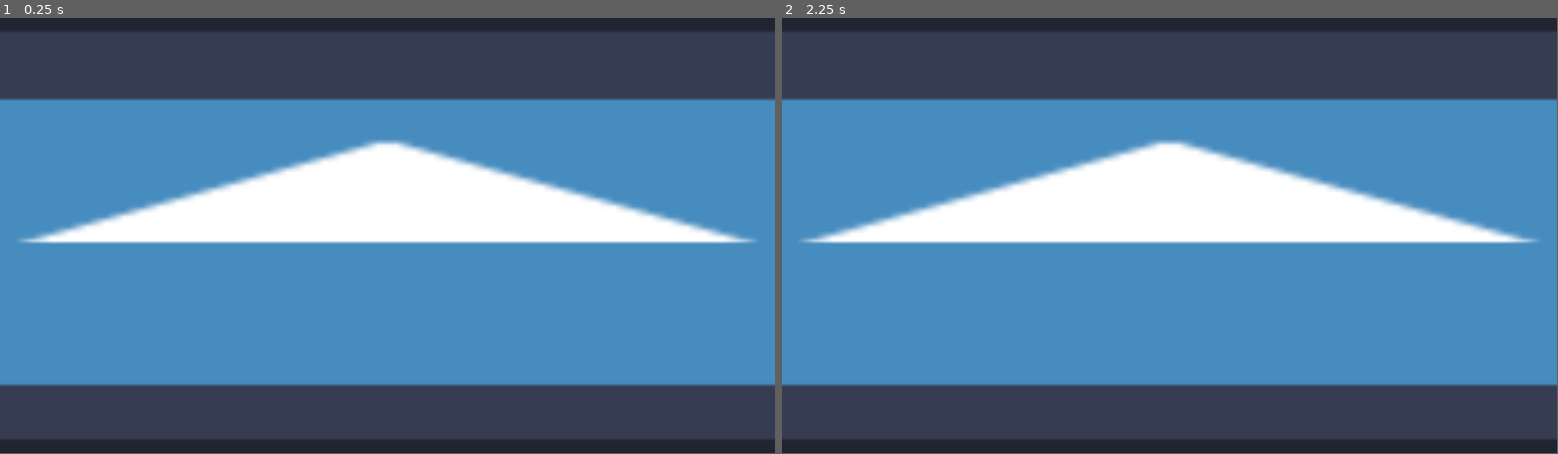
Above: before the commit, frames 1-2 (left to right).
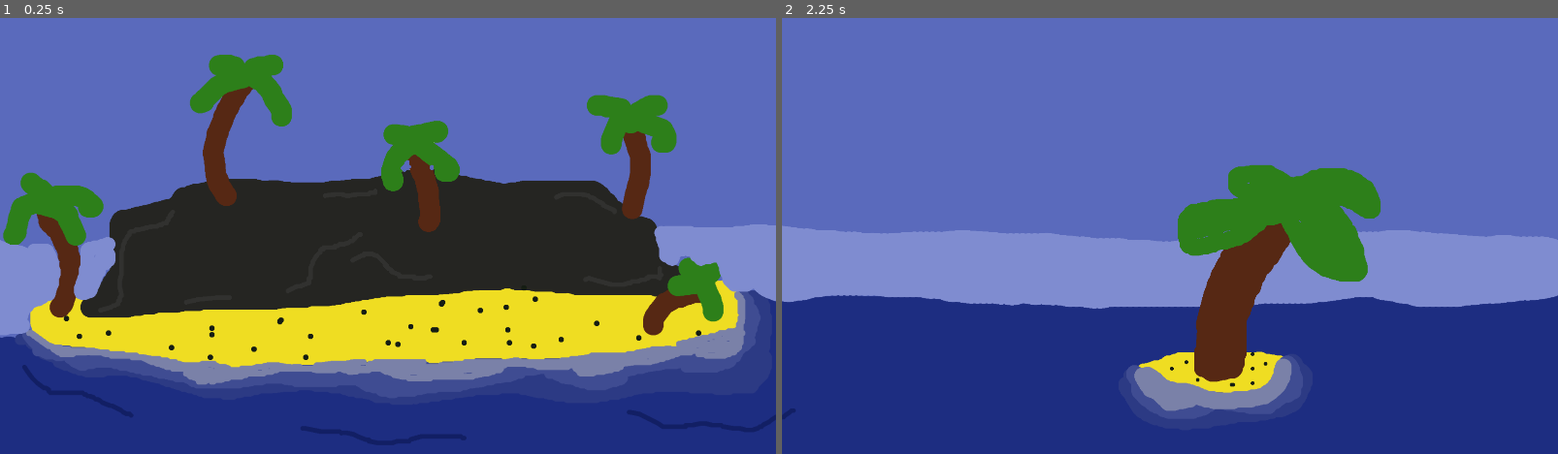
Above: after the commit, the same moments.

Repository: CodedInMyHead/ShipGame
Game: Godot game, scene res://scenes/MainMenu/main_menu.tscn
Two runs of this game, one before a commit and one after it. Both use one fixed random seed, a clock stepped at 60 frames per second and the inputs below. The engine's default icon, where the game draws it, is replaced by a stand-in: a white triangle on a blue panel in a dark square.
Inputs:
- Up to frame 1 (0.25 s): no input
- Up to frame 2 (2.25 s): tap Enter at 0.5, 2 s; hold Right (ui_right) 0.53-1.28 s; tap Space at 1.25 s; hold Left (ui_left) 1.28-2.03 s; hold Right (ui_right) from 2.03 s (still down)
In our replay, the window is 799x449 before the commit and 800x450 after it. These sizes can differ from the game's own. Grey fills any space a smaller window leaves; there, only what the larger window draws over its background counts as a difference.

The runs differ from the first frame. In frame 1, 100% of the frame differs, in the area x 0-100%, y 0-100%; in frame 2, 99%.

Commit message:
Added Placeholder background and a short scipt to move it left and right, aswell set aspect ratios for window and how it scales when being deformed

Diff:
--- a/project.godot
+++ b/project.godot
@@ -15,6 +15,12 @@
 config/features=PackedStringArray("4.3", "Mobile")
 config/icon="res://icon.svg"
 
+[display]
+
+window/size/viewport_width=1920
+window/size/viewport_height=1080
+window/stretch/mode="viewport"
+
 [dotnet]
 
 project/assembly_name="Ship Game"
--- /dev/null
+++ b/scenes/MainMenu/background.gd
@@ -0,0 +1,9 @@
+extends TextureRect
+
+
+func _input(event):
+	if event.is_action_pressed("ui_left"):
+		self.position.x += 1920
+
+	if event.is_action_pressed("ui_right"):
+		self.position.x -= 1920
--- a/scenes/MainMenu/main_menu.tscn
+++ b/scenes/MainMenu/main_menu.tscn
@@ -1,6 +1,7 @@
-[gd_scene load_steps=2 format=3 uid="uid://rdeliabiftkf"]
+[gd_scene load_steps=3 format=3 uid="uid://rdeliabiftkf"]
 
-[ext_resource type="Texture2D" uid="uid://5xthuqaupi4h" path="res://icon.svg" id="1_tacrc"]
+[ext_resource type="Texture2D" uid="uid://d1f1srjw2jod8" path="res://assets/sprites/UI assets/MainMenu assets/MainMenuBackgroundPlaceHolder.png" id="1_bbk3n"]
+[ext_resource type="Script" path="res://scenes/MainMenu/background.gd" id="2_tfh6x"]
 
 [node name="MainMenu" type="Control"]
 layout_mode = 3
@@ -16,8 +17,13 @@
 anchor_left = -1.0
 anchor_right = 2.0
 anchor_bottom = 1.0
+offset_top = -1404.0
+offset_bottom = 1404.0
 grow_horizontal = 2
 grow_vertical = 2
-texture = ExtResource("1_tacrc")
+texture = ExtResource("1_bbk3n")
+expand_mode = 4
+stretch_mode = 5
+script = ExtResource("2_tfh6x")
 
 [node name="AnimatedSprite2D" type="AnimatedSprite2D" parent="TextureRect"]
Binary file added: assets/sprites/UI assets/MainMenu assets/MainMenuBackgroundPlaceHolder.png
Not shown, added: assets/sprites/UI assets/MainMenu assets/MainMenuBackgroundPlaceHolder.png.import
